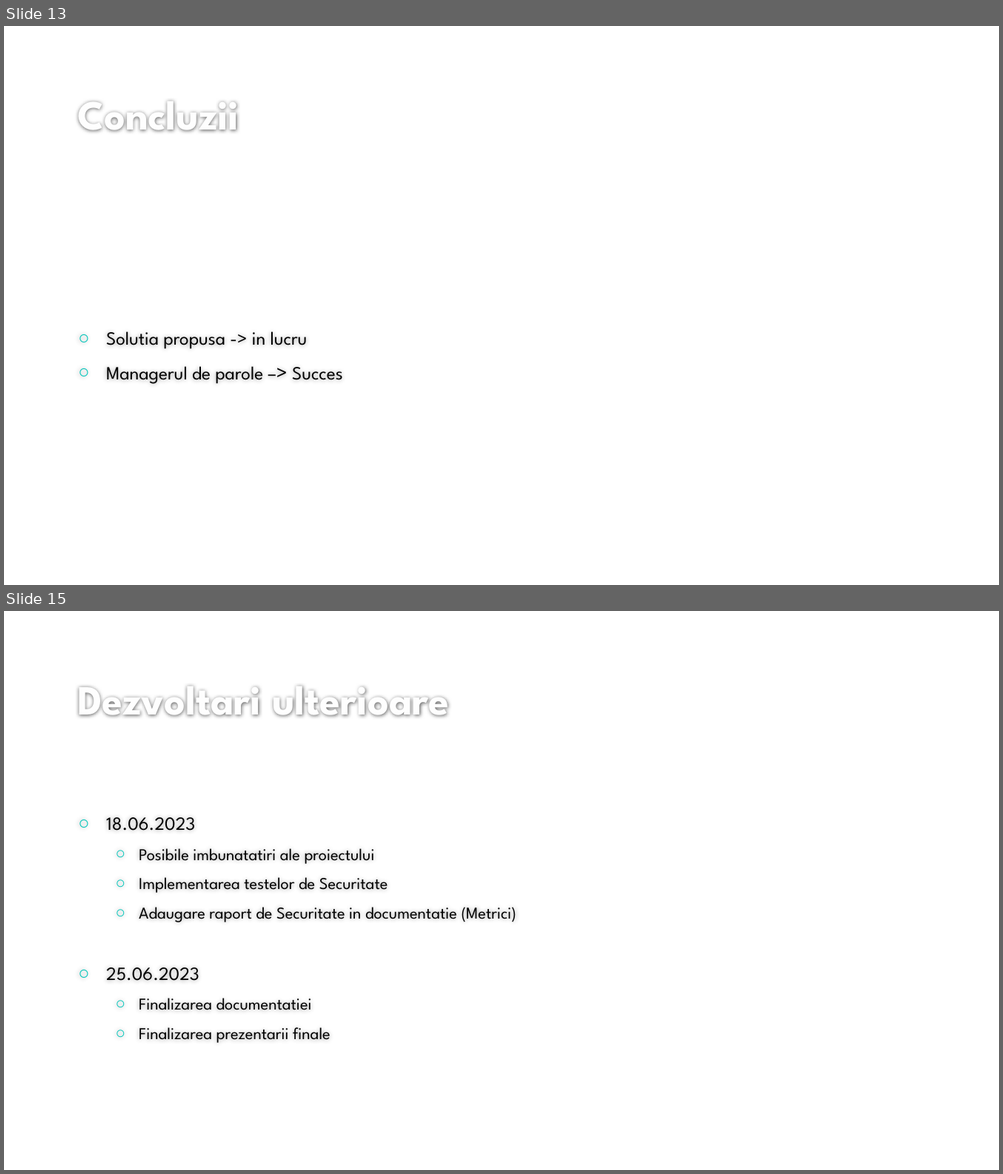
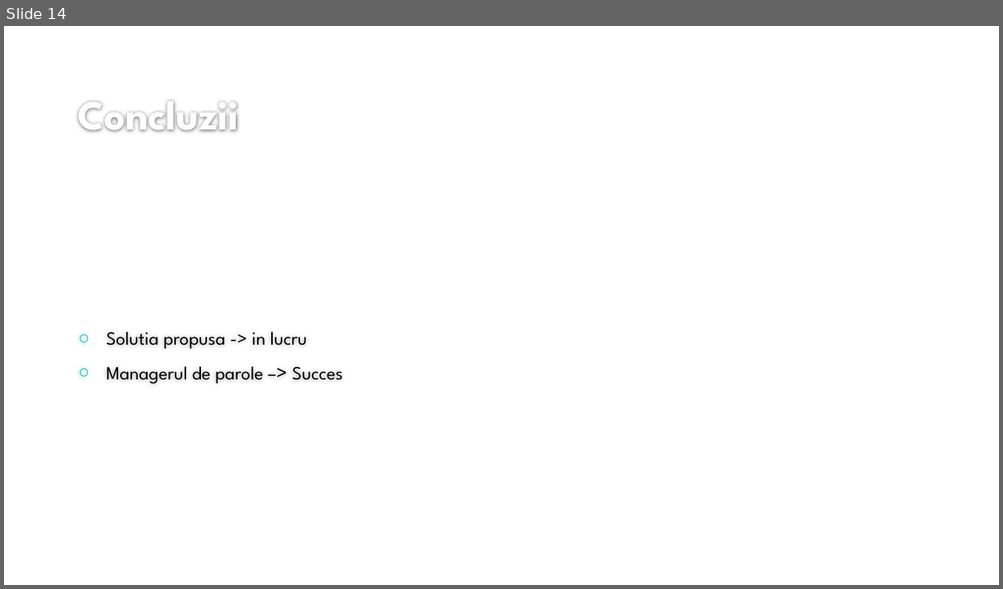
Before and after one commit to dutualincalin/Licenta_Password-Manager, a slide deck: Prezentare Milestone.pptx. Shown one above the other, each under a label of ours: slides 13 and 15 before the commit, slide 14 after it; the slides between them are not shown. The pictures are 1003x1174 and 1003x589 pixels, drawn with LibreOffice and Linux fonts; fonts in the diff are those of the drawing; background and template pictures are left out. Boxes give left, top, right and bottom in pixels: in the first picture for what was removed or moved away, otherwise in the second. Text is boxed around its words. In the diff, an @@ line names an element or a change of style, - is before the commit and + after.

```diff
--- a/Prezentare Milestone.pptx
+++ b/Prezentare Milestone.pptx
@@ slide 15 removed at bbox=[4, 611, 999, 1170], background #FFFFFF @@
@@ title removed at bbox=[77, 686, 449, 717] @@
-Dezvoltari ulterioare
@@ text removed at bbox=[106, 817, 517, 1043] @@
-○ 18.06.2023
-  ○ Posibile imbunatatiri ale proiectului
-  ○ Implementarea testelor de Securitate
-  ○ Adaugare raport de Securitate in documentatie (Metrici)
-○ 25.06.2023
-  ○ Finalizarea documentatiei
-  ○ Finalizarea prezentarii finale
@@ what was slide 13 is now slide 14 @@
```
Also in this commit, not shown: 7 slides changed, 3 slides added, 3 other slides removed, 23 other files.
